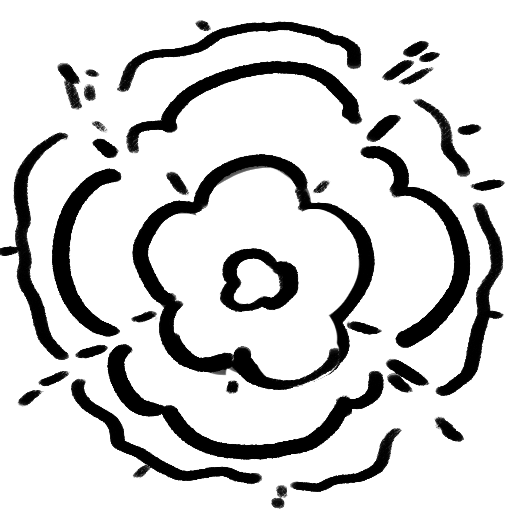
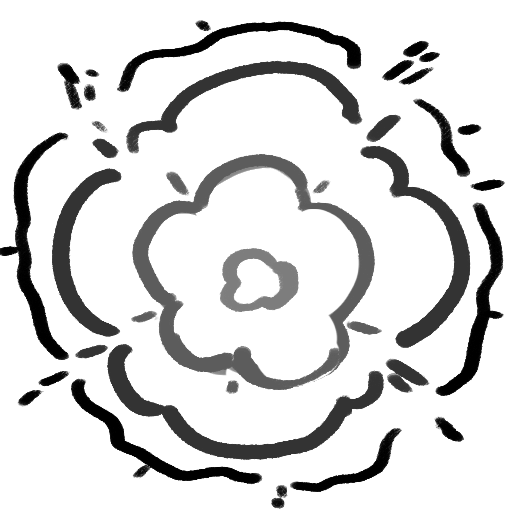
Two versions of the same layered image (512px x 512px). Layer-by-layer changes:
added layer "图层 13" (20%) in group "fart_in_3.png" over <box>25,30,493,492</box>
added layer "图层 12" (20%) in group "fart_in_2.png" over <box>64,68,455,450</box>
added layer "图层 11" (20%) in group "fart_in_1.png" over <box>144,163,364,384</box>
added layer "图层 10" (20%) in group "fart_in_0.png" over <box>229,256,285,308</box>